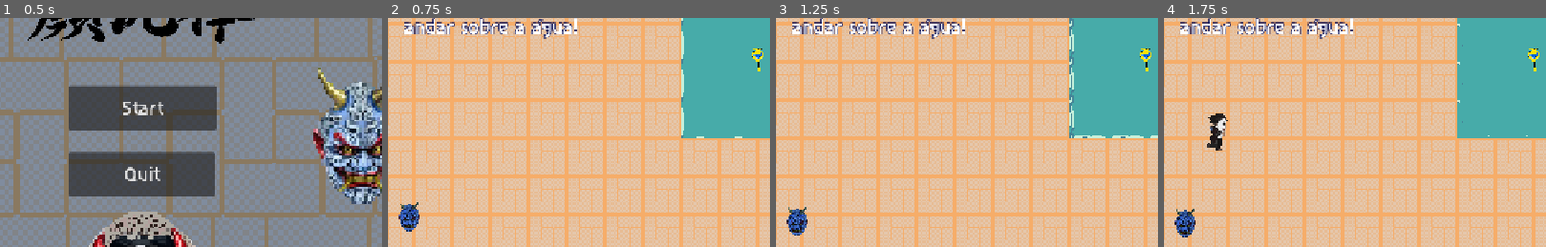
Above: before the commit, frames 1-4 (left to right).
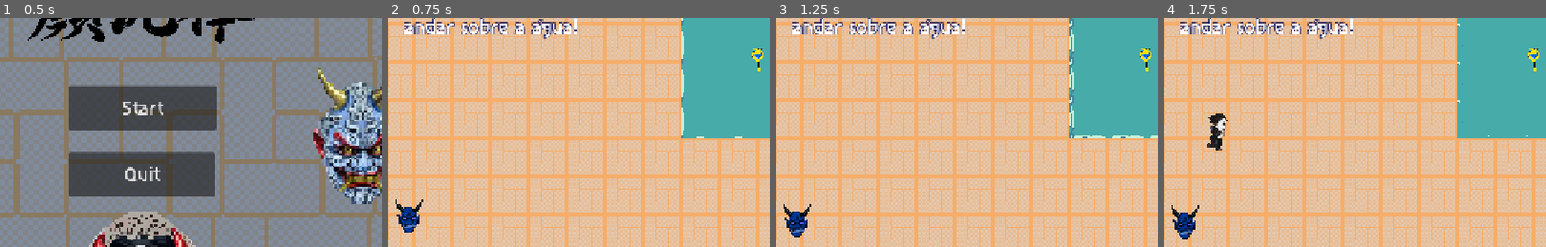
Above: after the commit, the same moments.

Repository: lajd-ufma/GGJ2026-game
Game: Godot game, scene res://menu.tscn
Same seed, same stepped clock (60 frames per second), same inputs: the game is played once before the commit and once after it.
Inputs:
- Up to frame 1 (0.5 s): no input
- Up to frame 2 (0.75 s): click "Start" at 0.5 s
- Up to frame 3 (1.25 s): no input
- Up to frame 4 (1.75 s): tap Enter (ui_accept) at 1.25, 1.52 s; hold D (move_right) from 1.28 s (still down); hold J (shoot) from 1.28 s (still down)
The pictures show only the part of the screen within x 32-82%, y 24-74%; the shares and areas given below are measured in that part.

Frame 1 is identical in both runs. In frame 2, 0.6% of the frame differs, in the area x 2-10%, y 79-94%; in frame 3, 0.6%; in frame 4, 0.6%, in the area x 2-10%, y 81-97%.

Commit message:
assets almost finished

Diff:
--- a/generic_mask.gd
+++ b/generic_mask.gd
@@ -6,7 +6,7 @@
 var mask_vento := preload("res://assets/masks/mask_fujin.png")
 var mask_fogo := preload("res://assets/masks/mask_kagutsuchi.png")
 var mask_escuridao := preload("res://assets/masks/mask_izanami.png")
-#var mask_vento := preload("res://assets/masks/mask_fujin.png")
+var mask_agua := preload("res://assets/masks/mask_suijin.png")
 
 @export var mask_element: MaskElement:
 	set(value):
@@ -31,6 +31,7 @@
 			sprite.texture = mask_fogo
 		MaskElement.AGUA:
 			sprite.modulate = Color.CORNFLOWER_BLUE
+			sprite.texture = mask_agua
 		MaskElement.SOMBRA:
 			sprite.modulate = Color.REBECCA_PURPLE
 			sprite.texture = mask_escuridao
--- a/generic_mask.tscn
+++ b/generic_mask.tscn
@@ -1,7 +1,6 @@
 [gd_scene format=3 uid="uid://h4vm1pmkjc6u"]
 
 [ext_resource type="Script" uid="uid://bcphf833wnt51" path="res://generic_mask.gd" id="1_h87lm"]
-[ext_resource type="Texture2D" uid="uid://hmiryuisnu17" path="res://assets/masks/mask_fujin.png" id="2_magpp"]
 
 [sub_resource type="CircleShape2D" id="CircleShape2D_magpp"]
 radius = 27.45906
@@ -51,7 +50,6 @@
 [node name="Sprite2D" type="Sprite2D" parent="." unique_id=1895112890]
 modulate = Color(0.39215687, 0.58431375, 0.92941177, 1)
 scale = Vector2(0.15, 0.15)
-texture = ExtResource("2_magpp")
 
 [node name="Area2D" type="Area2D" parent="." unique_id=1098973325]
 collision_layer = 4
--- a/playground/scenesPG/level_1.tscn
+++ b/playground/scenesPG/level_1.tscn
@@ -46,6 +46,7 @@
 [node name="generic_mask" parent="." unique_id=241255481 instance=ExtResource("5_obe8n")]
 position = Vector2(440, 512)
 scale = Vector2(1.5, 1.5)
+mask_element = 2
 
 [node name="chave" parent="." unique_id=422720259 instance=ExtResource("5_iig1j")]
 position = Vector2(1024, 248)
Binary file added: assets/MaskWater.png
Not shown, added: assets/MaskWater.png.import
Binary file added: assets/intangibilidade.png
Not shown, added: assets/intangibilidade.png.import
Binary file added: assets/masks/mask_suijin.png
Not shown, added: assets/masks/mask_suijin.png.import
Binary file added: assets/vinha.png
Not shown, added: assets/vinha.png.import
